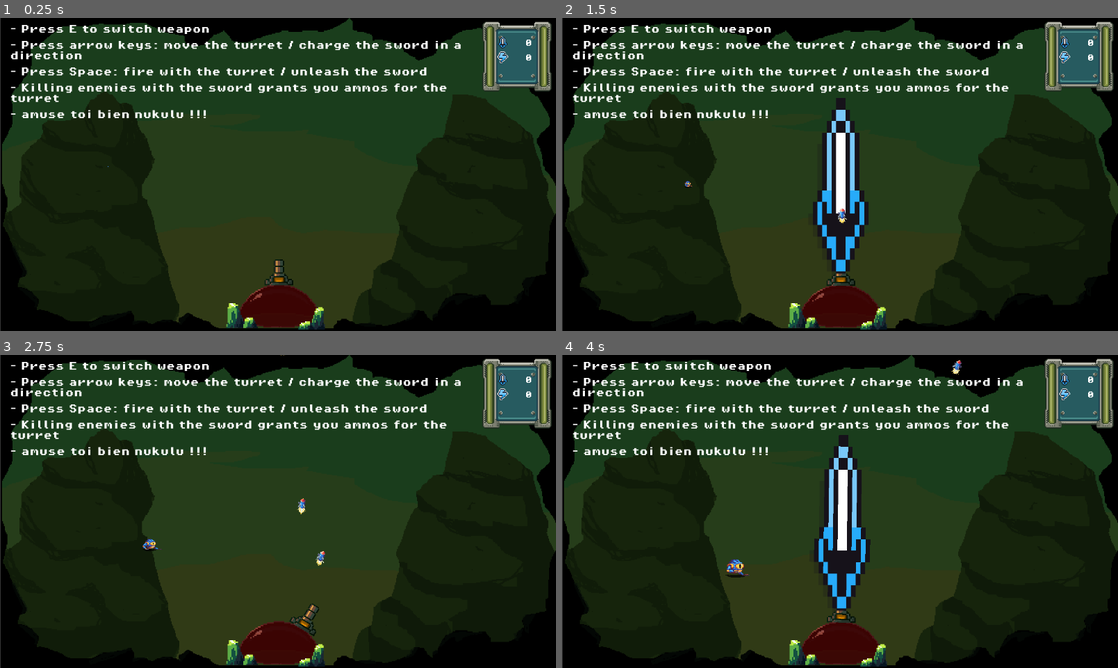
Above: before the commit, frames 1-4 (two rows, left to right).
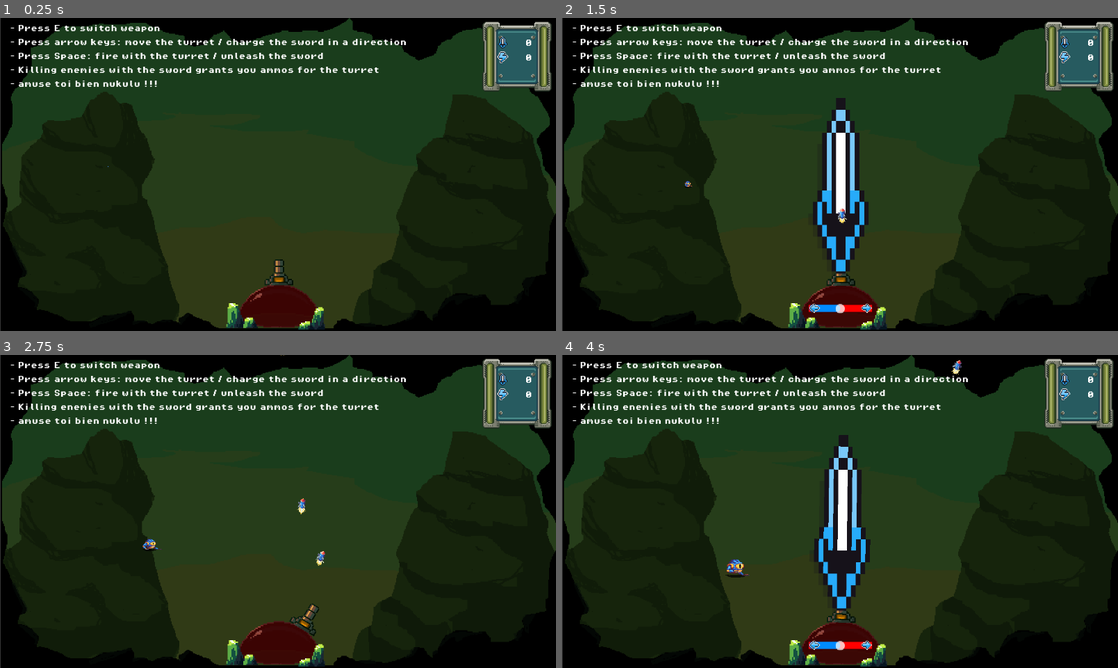
Above: after the commit, the same moments.

Repository: antoinenisoli/DomeSword_GWJ_2025
Game: Godot game, scene res://scenes/levels/game.tscn
Same seed, same stepped clock (60 frames per second), same inputs: the game is played once before the commit and once after it.
Inputs (mouse positions are in pixels of both pictures, inside the frame that each line leads up to):
- Up to frame 1 (0.25 s): no input
- Up to frame 2 (1.5 s): tap E (switch_weapon) at 0.5, 1.25, 1.35 s; move the mouse to (962, 158) at 0.52 s; press the mouse at (962, 158) at 0.53 s; hold Right (move_right) 0.53-1.28 s; move the mouse to (728, 190) at 1.27 s; release the mouse at (728, 190) at 1.28 s; hold Left (move_left) from 1.28 s (still down)
- Up to frame 3 (2.75 s): tap E (switch_weapon) at 2 s; move the mouse to (333, 442) at 2.02 s; release Left (move_left) at 2.03 s; press the mouse at (333, 442) at 2.03 s; hold Right (move_right) from 2.03 s (still down)
- Up to frame 4 (4 s): tap E (switch_weapon) at 2.75, 2.85, 3.5 s; move the mouse to (812, 574) at 2.77 s; release the mouse at (812, 574) at 2.78 s; move the mouse to (1006, 558) at 3.52 s; release Right (move_right) at 3.53 s; press the mouse at (1006, 558) at 3.53 s; hold Left (move_left) from 3.53 s (still down)

The runs differ from the first frame. In frame 1, 4.9% of the frame differs, in the area x 1-83%, y 2-32%; in frame 2, 5.2%, in the area x 1-83%, y 2-95%; in frame 3, 4.9%; in frame 4, 5.2%.

Commit message:
improve sword slider

Diff:
--- a/scenes/entities/player/dome.tscn
+++ b/scenes/entities/player/dome.tscn
@@ -79,12 +79,10 @@
 [node name="sword" parent="Weapons" instance=ExtResource("4_l7o3r")]
 force_curve = SubResource("Curve_si0v0")
 
-[node name="pivot" parent="Weapons/sword/anchor" index="1"]
-position = Vector2(0, -75.00001)
-
 [node name="Control" parent="Weapons/sword" index="2"]
-offset_top = 30.263176
-offset_bottom = 70.263176
+offset_top = -42.0
+offset_right = 0.0
+offset_bottom = -42.0
 
 [node name="visuals" type="Node2D" parent="."]
 
--- a/scenes/levels/game.tscn
+++ b/scenes/levels/game.tscn
@@ -37,7 +37,7 @@
 [sub_resource type="LabelSettings" id="LabelSettings_eiv1w"]
 paragraph_spacing = 13.57
 font = ExtResource("7_uk881")
-font_size = 20
+font_size = 15
 
 [node name="Game" type="Node2D"]
 
@@ -171,7 +171,7 @@
 [node name="tuto" type="Control" parent="CanvasLayer/HUD"]
 anchors_preset = 0
 offset_right = 1270.0
-offset_bottom = 324.0
+offset_bottom = 261.0
 
 [node name="Label" type="Label" parent="CanvasLayer/HUD/tuto"]
 layout_mode = 0
--- a/scenes/weapons/sword.tscn
+++ b/scenes/weapons/sword.tscn
@@ -1,9 +1,11 @@
-[gd_scene load_steps=10 format=3 uid="uid://c65y8t1ijq160"]
+[gd_scene load_steps=12 format=3 uid="uid://c65y8t1ijq160"]
 
 [ext_resource type="Script" uid="uid://cwitcaqalkwy8" path="res://scripts/Entities/Player/weapons/sword_controller.gd" id="1_o616w"]
 [ext_resource type="Curve" uid="uid://bhy33dv46yc6t" path="res://resources/sword_force_curve.tres" id="2_3pnln"]
 [ext_resource type="Texture2D" uid="uid://b4027sw648h1i" path="res://assets/sprites/UI/icons/blue/sword.png" id="3_58ehi"]
 [ext_resource type="PackedScene" uid="uid://c66tdqqqa4low" path="res://scenes/entities/weapon_support.tscn" id="4_gwb47"]
+[ext_resource type="Texture2D" uid="uid://xymhc1egxnun" path="res://assets/sprites/UI/icons/blue/arrow_left.png" id="5_11jj1"]
+[ext_resource type="Texture2D" uid="uid://d2prflq4kr3yx" path="res://assets/sprites/UI/icons/blue/arrow_right.png" id="6_dx2j5"]
 
 [sub_resource type="Curve" id="Curve_232hh"]
 _data = [Vector2(0, 0), 0.0, -5.097836, 0, 0, Vector2(0.5, 1), -5.425904, -5.425904, 0, 0, Vector2(0.8, 0.1), -1.2075583, -1.2075583, 0, 0, Vector2(1, 0), -0.35753322, 0.0, 0, 0]
@@ -14,13 +16,19 @@
 size = Vector2(9.227221, 14.049628)
 
 [sub_resource type="LabelSettings" id="LabelSettings_3pnln"]
-font_size = 20
+resource_local_to_scene = true
+font_size = 10
+
+[sub_resource type="StyleBoxLine" id="StyleBoxLine_gwb47"]
+color = Color(1, 0, 0, 1)
+thickness = 11
 
 [sub_resource type="StyleBoxFlat" id="StyleBoxFlat_58ehi"]
-bg_color = Color(0.6, 0.6, 0.6, 0)
-
-[sub_resource type="StyleBoxFlat" id="StyleBoxFlat_gwb47"]
-bg_color = Color(0.6, 0.27, 0.27, 1)
+bg_color = Color(0, 0.5411765, 1, 1)
+corner_radius_top_left = 5
+corner_radius_top_right = 5
+corner_radius_bottom_right = 5
+corner_radius_bottom_left = 5
 
 [node name="sword" type="Node2D" node_paths=PackedStringArray("sword", "timer", "txt", "force_slider")]
 z_index = -5
@@ -66,11 +74,12 @@
 z_index = 100
 layout_mode = 3
 anchors_preset = 0
-offset_top = -802.0
+offset_top = -42.0
 offset_right = 40.0
-offset_bottom = -762.0
+offset_bottom = -2.0
 
 [node name="Label" type="Label" parent="Control"]
+visible = false
 layout_mode = 0
 offset_left = -55.357143
 offset_top = 14.473696
@@ -86,8 +95,24 @@
 offset_top = -10.526323
 offset_right = 46.785713
 offset_bottom = 33.47368
+theme_override_styles/slider = SubResource("StyleBoxLine_gwb47")
 theme_override_styles/grabber_area = SubResource("StyleBoxFlat_58ehi")
-theme_override_styles/grabber_area_highlight = SubResource("StyleBoxFlat_gwb47")
 value = 50.0
 
+[node name="TextureRect" type="TextureRect" parent="Control"]
+layout_mode = 0
+offset_left = -49.0
+offset_top = 1.0
+offset_right = -31.0
+offset_bottom = 19.0
+texture = ExtResource("5_11jj1")
+
+[node name="TextureRect2" type="TextureRect" parent="Control"]
+layout_mode = 0
+offset_left = 30.0
+offset_top = 1.0
+offset_right = 48.0
+offset_bottom = 19.0
+texture = ExtResource("6_dx2j5")
+
 [connection signal="body_entered" from="hitbox" to="." method="_on_body_entered"]
Not shown, added: export_presets.cfg
